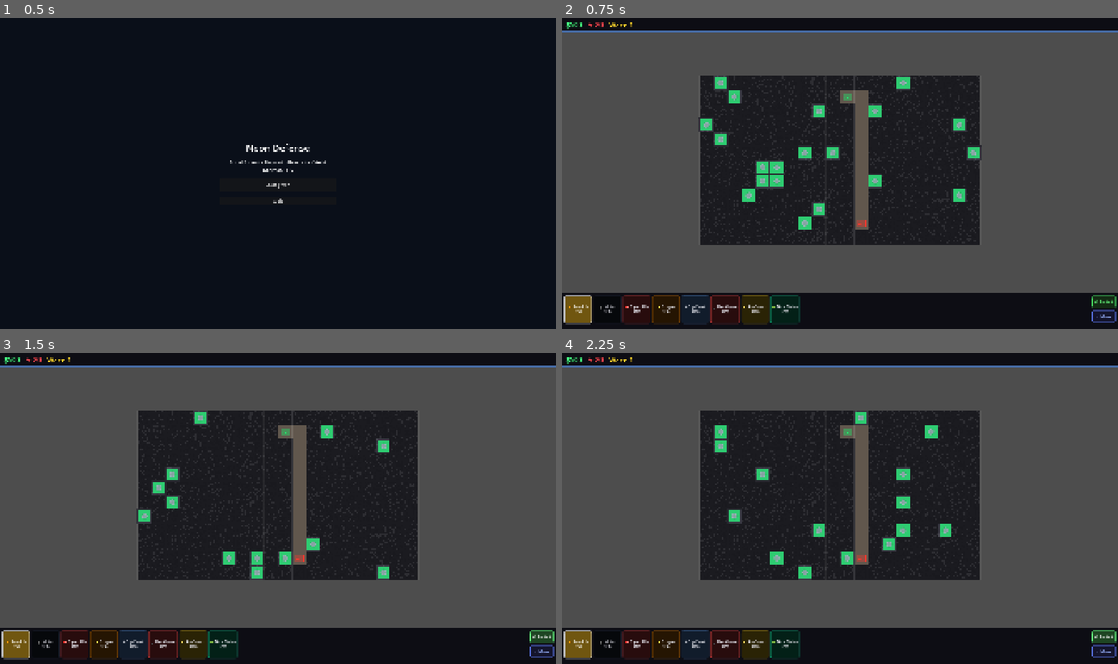
Above: before the commit, frames 1-4 (two rows, left to right).
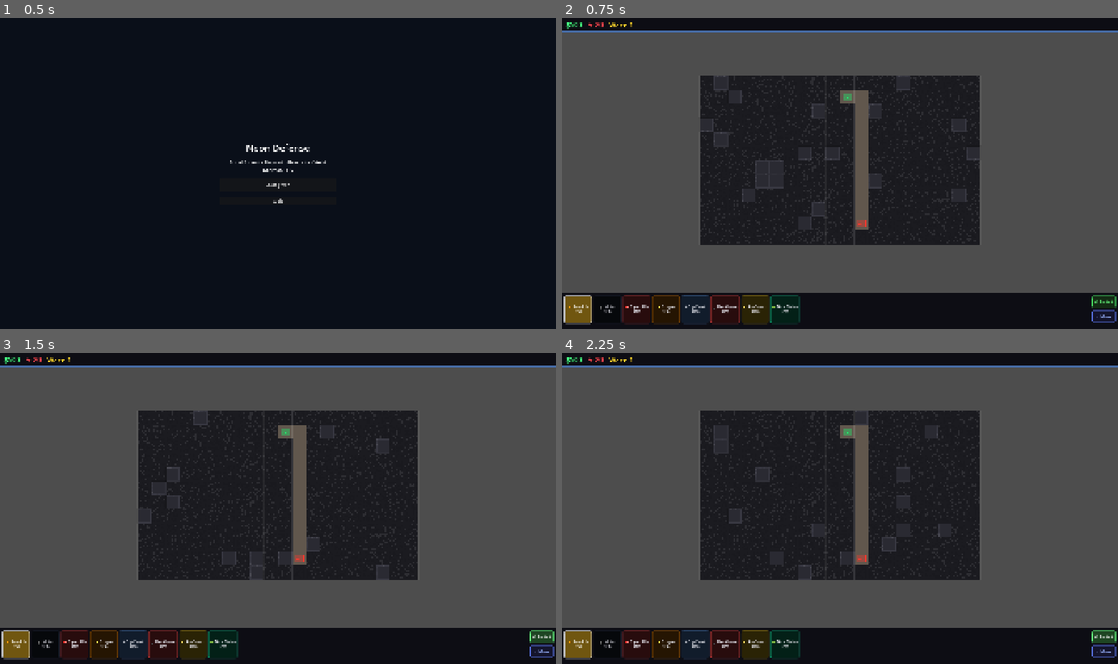
Above: after the commit, the same moments.

Repository: sixgjack/my-tower-defense
Game: Godot game, scene res://scenes/main/main.tscn
Two runs of this game, one before a commit and one after it. Both use one fixed random seed, a clock stepped at 60 frames per second and the inputs below.
Inputs:
- Up to frame 1 (0.5 s): no input
- Up to frame 2 (0.75 s): click "Start game" at 0.5 s
- Up to frame 3 (1.5 s): click "⟳ Restart" at 1.25 s
- Up to frame 4 (2.25 s): click "⟳ Restart" at 2 s

Frame 1 is identical in both runs. In frame 2, 1.7% of the frame differs, in the area x 24-76%, y 18-69%; in frame 3, 1.1%; in frame 4, 1.3%.

Commit message:
feat(sprites): integrate Craftpix pixel art packs + pixel UI overhaul
- Added 105 Craftpix sprites to godot/assets/sprites/ (towers, enemies, tiles, objects, effects)
- Rewrote world_board.gd to use Craftpix sprites with frame animation
- Upgraded all 77 enemies with Clash Royale-style descriptions in data.ts
- Added pixel UI CSS classes (pixel-font, pixel-box, pixel-btn, pixel-hp-bar)
- Applied pixel art styling to in-combat HUD, tower sidebar, enemy HP bars
- Added visual assets config scaffold (src/config/visualAssets.ts)
- Re-exported Godot web build with new sprites (pck: 112KB → 241KB)

Co-Authored-By: Claude Sonnet 4.6 <noreply@anthropic.com>

Diff:
--- a/godot/scripts/game/world_board.gd
+++ b/godot/scripts/game/world_board.gd
@@ -7,12 +7,22 @@
 const SPRITE_PX: int = 16
 const TILE_PX_STEP: int = 6
 
-# ── Kenney sprite textures (loaded in _ready, null if file missing) ───────────
-var _tex_towers: Dictionary = {}        # suffix key → Texture2D
-var _tex_enemy_aircraft: Texture2D      # DRONE
-var _tex_enemy_tank: Texture2D          # GOLEM / TITAN boss
-var _tex_obstacle_bush: Texture2D
-var _tex_obstacle_rock: Texture2D
+# ── TD source sprite textures (loaded in _ready, null if missing) ──────────────
+var _tex_tower_base: Dictionary = {}    # "archer"|"catapult"|"guardian"|"mage" → Texture2D
+var _tex_tower_unit: Dictionary = {}    # "archer_1".."catapult_3" → Texture2D (idle strip)
+var _tex_enemy: Dictionary = {}         # sprite_key → {tex: Texture2D, frames: int}
+var _tex_ground: Array[Texture2D] = []  # 4 field ground tiles
+var _tex_path_tile: Array[Texture2D] = [] # 4 path tiles
+var _tex_grave_ground: Array[Texture2D] = [] # 4 graveyard ground tiles
+var _tex_road_tile: Texture2D
+var _tex_bush: Array[Texture2D] = []    # 3 bush sprites
+var _tex_stone: Array[Texture2D] = []   # 3 stone sprites
+var _tex_tower_spot: Texture2D
+var _tex_campfire: Texture2D            # 5-frame campfire strip
+var _tex_windmill: Texture2D            # 6-frame windmill strip
+var _tex_statue: Texture2D
+var _tex_explosion: Array[Texture2D] = []  # 3 explosion Texture2Ds
+var _tex_lightning: Array[Texture2D] = []  # 2 lightning strips
 
 
 func _ready() -> void:
@@ -20,29 +30,94 @@
 
 
 func _load_kenney_sprites() -> void:
-	var tower_map := {
-		"RIFLE":   "res://assets/sprites/tower_base_rifle.png",
-		"CANNON":  "res://assets/sprites/tower_base_cannon.png",
-		"SNIPER":  "res://assets/sprites/tower_base_sniper.png",
-		"SHOTGUN": "res://assets/sprites/tower_base_shotgun.png",
-		"FREEZE":  "res://assets/sprites/tower_base_freeze.png",
-		"BURN":    "res://assets/sprites/tower_base_burn.png",
-		"STUN":    "res://assets/sprites/tower_base_stun.png",
-		"HEAL":    "res://assets/sprites/tower_base_heal.png",
+	# ── Tower bases ──────────────────────────────────────────────────────────────
+	for tname: String in ["archer", "catapult", "guardian", "mage"]:
+		var p := "res://assets/sprites/towers/%s_base.png" % tname
+		if ResourceLoader.exists(p):
+			_tex_tower_base[tname] = load(p)
+
+	# ── Tower unit idle strips ───────────────────────────────────────────────────
+	for ttype: String in ["archer", "guardian", "mage"]:
+		for tier: int in [1, 2, 3]:
+			var key := "%s_%d" % [ttype, tier]
+			var p := "res://assets/sprites/towers/%s_unit%d.png" % [ttype, tier]
+			if ResourceLoader.exists(p):
+				_tex_tower_unit[key] = load(p)
+	for tier: int in [1, 2, 3]:
+		var key := "catapult_%d" % tier
+		var p := "res://assets/sprites/towers/catapult_unit%d.png" % tier
+		if ResourceLoader.exists(p):
+			_tex_tower_unit[key] = load(p)
+
+	# ── Enemy walk strips ────────────────────────────────────────────────────────
+	var enemy_files: Dictionary = {
+		"field_slime":     ["res://assets/sprites/enemies/field_slime.png",     6],
+		"field_goblin":    ["res://assets/sprites/enemies/field_goblin.png",    6],
+		"field_soldier":   ["res://assets/sprites/enemies/field_soldier.png",   6],
+		"field_mushroom":  ["res://assets/sprites/enemies/field_mushroom.png",  6],
+		"village_knight":  ["res://assets/sprites/enemies/village_knight.png",  6],
+		"village_heavy":   ["res://assets/sprites/enemies/village_heavy.png",   6],
+		"village_archer":  ["res://assets/sprites/enemies/village_archer.png",  6],
+		"village_mounted": ["res://assets/sprites/enemies/village_mounted.png", 6],
+		"med_goblin":      ["res://assets/sprites/enemies/med_goblin.png",      6],
+		"med_giant":       ["res://assets/sprites/enemies/med_giant.png",       6],
+		"med_mage":        ["res://assets/sprites/enemies/med_mage.png",        5],
+		"med_knight":      ["res://assets/sprites/enemies/med_knight.png",      6],
+		"fast_alien":      ["res://assets/sprites/enemies/fast_alien.png",      6],
+		"cavalry":         ["res://assets/sprites/enemies/cavalry.png",         6],
+		"flyer":           ["res://assets/sprites/enemies/flyer.png",           6],
+		"boss_warrior":    ["res://assets/sprites/enemies/boss_warrior.png",    6],
+		"boss_troll":      ["res://assets/sprites/enemies/boss_troll.png",      6],
+		"boss_demon":      ["res://assets/sprites/enemies/boss_demon.png",      6],
 	}
-	for k: String in tower_map:
-		var path: String = tower_map[k]
-		if ResourceLoader.exists(path):
-			_tex_towers[k] = load(path)
-
-	for pair: Array in [
-		["res://assets/sprites/enemy_aircraft.png", "_tex_enemy_aircraft"],
-		["res://assets/sprites/enemy_tank.png",     "_tex_enemy_tank"],
-		["res://assets/sprites/obstacle_bush.png",  "_tex_obstacle_bush"],
-		["res://assets/sprites/obstacle_rock.png",  "_tex_obstacle_rock"],
+	for ekey: String in enemy_files:
+		var arr: Array = enemy_files[ekey]
+		var ep: String = arr[0]
+		if ResourceLoader.exists(ep):
+			_tex_enemy[ekey] = {"tex": load(ep), "frames": arr[1]}
+
+	# ── Ground & path tiles ──────────────────────────────────────────────────────
+	for i: int in range(1, 5):
+		var p := "res://assets/sprites/tiles/field_ground_0%d.png" % i
+		if ResourceLoader.exists(p):
+			_tex_ground.append(load(p))
+		var pp := "res://assets/sprites/tiles/field_path_0%d.png" % i
+		if ResourceLoader.exists(pp):
+			_tex_path_tile.append(load(pp))
+		var gp := "res://assets/sprites/tiles/grave_ground_0%d.png" % i
+		if ResourceLoader.exists(gp):
+			_tex_grave_ground.append(load(gp))
+	var rp := "res://assets/sprites/tiles/grave_road_01.png"
+	if ResourceLoader.exists(rp):
+		_tex_road_tile = load(rp)
+
+	# ── Objects ──────────────────────────────────────────────────────────────────
+	for b_idx: int in [1, 2, 3]:
+		var bp := "res://assets/sprites/objects/bush_0%d.png" % b_idx
+		if ResourceLoader.exists(bp):
+			_tex_bush.append(load(bp))
+	for s_num: int in [1, 5, 9]:
+		var sp := "res://assets/sprites/objects/stone_0%d.png" % s_num
+		if ResourceLoader.exists(sp):
+			_tex_stone.append(load(sp))
+	for pair2: Array in [
+		["res://assets/sprites/objects/tower_spot.png", "_tex_tower_spot"],
+		["res://assets/sprites/objects/campfire.png",   "_tex_campfire"],
+		["res://assets/sprites/objects/windmill.png",   "_tex_windmill"],
+		["res://assets/sprites/objects/statue.png",     "_tex_statue"],
 	]:
-		if ResourceLoader.exists(pair[0]):
-			set(pair[1], load(pair[0]))
+		if ResourceLoader.exists(pair2[0]):
+			set(pair2[1], load(pair2[0]))
+
+	# ── Effects ───────────────────────────────────────────────────────────────────
+	for i: int in range(1, 4):
+		var ep2 := "res://assets/sprites/effects/explosion_%d.png" % i
+		if ResourceLoader.exists(ep2):
+			_tex_explosion.append(load(ep2))
+	for i: int in range(1, 3):
+		var lp := "res://assets/sprites/effects/lightning_%d.png" % i
+		if ResourceLoader.exists(lp):
+			_tex_lightning.append(load(lp))
 
 
 func bind_session(session: NeonSession) -> void:
@@ -154,31 +229,165 @@
 # ─── Kenney sprite helpers ──────────────────────────────────────────────────
 
 func _draw_kenney_tower(rect3: Rect2, key: String) -> bool:
-	for suffix: String in ["RIFLE", "CANNON", "SNIPER", "SHOTGUN", "FREEZE", "BURN", "STUN", "HEAL"]:
-		if key.find(suffix) >= 0 and _tex_towers.has(suffix):
-			var tex: Texture2D = _tex_towers[suffix]
-			draw_texture_rect(tex, rect3, false)
-			return true
-	return false
+	# Map tower key to base sprite type
+	var base_type: String = ""
+	if key.contains("RIFLE") or key.contains("RANGE_BUFF"):
+		base_type = "archer"
+	elif key.contains("SNIPER"):
+		base_type = "guardian"
+	elif key.contains("CANNON") or key.contains("SHOTGUN") or key.contains("BURN") or key.contains("DAMAGE_BUFF") or key.contains("MINE"):
+		base_type = "catapult"
+	elif key.contains("FREEZE") or key.contains("HEAL") or key.contains("SLOW") or key.contains("WEAKEN"):
+		base_type = "mage"
+	elif key.contains("STUN") or key.contains("CHAIN") or key.contains("LASER") or key.contains("SPEED_BUFF"):
+		base_type = "guardian"
+	elif key.contains("MAGE") or key.contains("ARCANE"):
+		base_type = "mage"
+	if base_type == "" or not _tex_tower_base.has(base_type):
+		return false
+
+	# Draw base sprite filling the cell
+	draw_texture_rect(_tex_tower_base[base_type], rect3, false)
+
+	# Draw small unit character at bottom of cell
+	var unit_key: String = _get_tower_unit_key(key)
+	if _tex_tower_unit.has(unit_key):
+		var unit_tex: Texture2D = _tex_tower_unit[unit_key]
+		var unit_frames: int = 4  # archer/guardian/mage units = 4 frames; catapult = 6
+		if unit_key.contains("catapult"):
+			unit_frames = 6
+		var anim_tick: int = int(_session.tick_count / 10)
+		var frame_idx: int = anim_tick % unit_frames
+		var unit_size: float = rect3.size.y * 0.45
+		var unit_rect := Rect2(
+			Vector2(rect3.position.x + (rect3.size.x - unit_size) * 0.5,
+				rect3.position.y + rect3.size.y - unit_size - 2.0),
+			Vector2(unit_size, unit_size))
+		_draw_sprite_frame(unit_tex, unit_rect, frame_idx, unit_frames)
+	return true
+
+
+func _get_tower_unit_key(key: String) -> String:
+	if key.contains("RIFLE"):   return "archer_1"
+	if key.contains("SNIPER"):  return "archer_3"
+	if key.contains("CANNON"):  return "catapult_3"
+	if key.contains("SHOTGUN"): return "catapult_1"
+	if key.contains("BURN"):    return "catapult_2"
+	if key.contains("FREEZE"):  return "mage_2"
+	if key.contains("HEAL"):    return "mage_1"
+	if key.contains("SLOW"):    return "mage_3"
+	if key.contains("CHAIN") or key.contains("LASER"): return "guardian_3"
+	if key.contains("STUN"):    return "guardian_2"
+	if key.contains("SPEED"):   return "guardian_1"
+	if key.contains("DAMAGE"):  return "catapult_2"
+	if key.contains("RANGE"):   return "archer_2"
+	if key.contains("MAGE") or key.contains("ARCANE"): return "mage_2"
+	return "guardian_1"
 
 
 func _draw_kenney_enemy(rect: Rect2, e: Dictionary) -> bool:
 	var name: String = String(e.get("name", "")).to_lower()
-	var col: Color = Color(e.get("color", Color.WHITE))
-	# Modulate the Kenney sprite with the enemy colour (partial tint)
-	var tint := Color(col.r * 0.6 + 0.4, col.g * 0.6 + 0.4, col.b * 0.6 + 0.4, 1.0)
-	if name.contains("drone") and _tex_enemy_aircraft != null:
-		draw_texture_rect(_tex_enemy_aircraft, rect, false, tint)
-		return true
-	if (name.contains("golem") or name.contains("titan")) and _tex_enemy_tank != null:
-		draw_texture_rect(_tex_enemy_tank, rect, false, tint)
-		return true
-	return false
+	var sprite_key: String = _get_enemy_sprite_key(name)
+	if sprite_key == "" or not _tex_enemy.has(sprite_key):
+		return false
+	var data: Dictionary = _tex_enemy[sprite_key]
+	var tex: Texture2D = data["tex"]
+	var num_frames: int = data["frames"]
+	var anim_tick: int = int(_session.tick_count / 8)
+	var frame_idx: int = (anim_tick + int(e.get("id", 0))) % num_frames
+	_draw_sprite_frame(tex, rect, frame_idx, num_frames)
+	return true
+
+
+func _get_enemy_sprite_key(name: String) -> String:
+	# Flying types → flyer
+	if name.contains("fly") or name.contains("drone") or name.contains("ghost") \
+			or name.contains("wraith") or name.contains("phantom") \
+			or name.contains("phoenix") or name.contains("void walker") \
+			or name.contains("void reaper") or name.contains("manticore"):
+		return "flyer"
+	# Boss: troll-type (hulking, golem-like)
+	if name.contains("golem") or name.contains("colossus") or name.contains("kraken") \
+			or name.contains("hydra") or name.contains("cthulhu") \
+			or name.contains("abomination") or name.contains("molten core") \
+			or name.contains("crystal golem") or name.contains("titanium behemoth"):
+		return "boss_troll"
+	# Boss: demon-type
+	if name.contains("dragon") or name.contains("tyrant") or name.contains("demon") \
+			or name.contains("leviathan") or name.contains("world eater"):
+		return "boss_demon"
+	# Boss: warrior-type
+	if name.contains("titan") or name.contains("behemoth") or name.contains("warlord") \
+			or name.contains("overlord") or name.contains("archon") \
+			or name.contains("frost giant") or name.contains("iron maiden") \
+			or name.contains("revenant") or name.contains("cerberus"):
+		return "boss_warrior"
+	# Cavalry/mounted
+	if name.contains("trojan") or name.contains("cavalry"):
+		return "cavalry"
+	# Fast sprinting
+	if name.contains("swift") or name.contains("assassin") or name.contains("shock trooper"):
+		return "fast_alien"
+	# Mage / caster types
+	if name.contains("hacker") or name.contains("teleporter") or name.contains("summoner") \
+			or name.contains("archmage") or name.contains("necromancer") \
+			or name.contains("shaman") or name.contains("healer") \
+			or name.contains("storm caller") or name.contains("corruptor"):
+		return "med_mage"
+	# Heavy armored
+	if name.contains("tank") or name.contains("brute") or name.contains("siege engine") \
+			or name.contains("armored crawler"):
+		return "med_giant"
+	# Armored knight
+	if name.contains("guardian") or name.contains("paladin") or name.contains("vampire") \
+			or name.contains("bone collector"):
+		return "med_knight"
+	# Medium goblin types
+	if name.contains("virus") or name.contains("malware"):
+		return "med_goblin"
+	# Village heavy / brawlers
+	if name.contains("crawler") or name.contains("berserker") or name.contains("bomber") \
+			or name.contains("stunner") or name.contains("chaos spawn"):
+		return "village_heavy"
+	# Village archer / nimble
+	if name.contains("snake") or name.contains("retreater"):
+		return "village_archer"
+	# Village knight
+	if name.contains("glitch") or name.contains("saboteur") or name.contains("sapper"):
+		return "village_knight"
+	# Field goblin
+	if name.contains("worm") or name.contains("splitter") or name.contains("plague bearer") \
+			or name.contains("toxic spitter") or name.contains("necrotic plague"):
+		return "field_goblin"
+	# Field soldier
+	if name.contains("freezer") or name.contains("burrower"):
+		return "field_soldier"
+	# Field mushroom
+	if name.contains("mite") or name.contains("spider"):
+		return "field_mushroom"
+	# Tiny slime
+	if name.contains("bug"):
+		return "field_slime"
+	return "village_knight"
+
+
+func _draw_sprite_frame(tex: Texture2D, dest: Rect2, frame_idx: int, num_frames: int, flip_h: bool = false) -> void:
+	if tex == null or num_frames <= 0:
+		return
+	var frame_w: float = float(tex.get_width()) / float(num_frames)
+	var region := Rect2(float(frame_idx) * frame_w, 0.0, frame_w, float(tex.get_height()))
+	draw_texture_rect_region(tex, dest, region, Color.WHITE, flip_h)
 
 
 # ─── Cell rendering ────────────────────────────────────────────────────────────
 
 func _draw_path_cell(rect: Rect2, theme: Dictionary, anim_tick: int) -> void:
+	# Use path tile textures if loaded
+	if _tex_path_tile.size() > 0:
+		var tile_idx: int = int(rect.position.x / rect.size.x + rect.position.y / rect.size.y * 7.0) % _tex_path_tile.size()
+		draw_texture_rect(_tex_path_tile[tile_idx], rect, false)
+		return
+	# Fallback: procedural road
 	var road: Color = theme.get("path", Color(0.38, 0.34, 0.30))
 	road.a = 1.0
 	var edge: Color = theme.get("path_edge", road.darkened(0.35))
@@ -233,17 +442,27 @@
 
 
 func _draw_obstacle_cell(rect: Rect2, theme: Dictionary, r: int, c: int) -> void:
-	var obs: Color = theme.get("obstacle", Color(0.22, 0.22, 0.26))
-	obs.a = 1.0
-	_draw_pixel_cell(rect, obs, r, c)
-	# Overlay Kenney obstacle sprite if available
-	var inner := rect.grow(-4.0)
-	var hash_val: int = _pixel_hash(r, c, 99) % 2
-	if hash_val == 0 and _tex_obstacle_bush != null:
-		draw_texture_rect(_tex_obstacle_bush, inner, false)
-	elif _tex_obstacle_rock != null:
-		draw_texture_rect(_tex_obstacle_rock, inner, false)
-	draw_rect(rect, obs.darkened(0.3), false, 1.5)
+	# Ground tile underneath obstacle
+	if _tex_ground.size() > 0:
+		var tile_idx: int = _pixel_hash(r, c, 7) % _tex_ground.size()
+		draw_texture_rect(_tex_ground[tile_idx], rect, false)
+	else:
+		var obs: Color = theme.get("obstacle", Color(0.22, 0.22, 0.26))
+		obs.a = 1.0
+		_draw_pixel_cell(rect, obs, r, c)
+	# Overlay TD obstacle sprite
+	var inner := rect.grow(-5.0)
+	var hash_val: int = _pixel_hash(r, c, 99) % 6
+	if hash_val < 3 and _tex_bush.size() > 0:
+		draw_texture_rect(_tex_bush[hash_val % _tex_bush.size()], inner, false)
+	elif hash_val < 5 and _tex_stone.size() > 0:
+		draw_texture_rect(_tex_stone[(hash_val - 3) % _tex_stone.size()], inner, false)
+	elif _tex_statue != null:
+		draw_texture_rect(_tex_statue, inner, false)
+	else:
+		var obs2: Color = theme.get("obstacle", Color(0.22, 0.22, 0.26))
+		draw_rect(inner, obs2.darkened(0.25))
+	draw_rect(rect, Color(0.0, 0.0, 0.0, 0.15), false, 1.5)
 
 
 # ─── Tower drawing ─────────────────────────────────────────────────────────────
@@ -771,12 +990,20 @@
 
 
 func _draw_pixel_cell(rect: Rect2, base: Color, r: int, c: int) -> void:
+	# Use tile textures if available
+	var wave: int = _session.wave if _session != null else 0
+	var tile_arr: Array[Texture2D] = _tex_grave_ground if wave >= 20 and _tex_grave_ground.size() > 0 else _tex_ground
+	if tile_arr.size() > 0:
+		var tile_idx: int = _pixel_hash(r, c, 7) % tile_arr.size()
+		draw_texture_rect(tile_arr[tile_idx], rect, false)
+		return
+	# Fallback: procedural pixel noise
 	draw_rect(rect, base)
 	var step: float = float(TILE_PX_STEP)
-	var cols: int = maxi(1, int(floor(rect.size.x / step)))
-	var rows: int = maxi(1, int(floor(rect.size.y / step)))
-	for yy in range(rows):
-		for xx in range(cols):
+	var tcols: int = maxi(1, int(floor(rect.size.x / step)))
+	var trows: int = maxi(1, int(floor(rect.size.y / step)))
+	for yy in range(trows):
+		for xx in range(tcols):
 			var h: int = _pixel_hash(r * 17 + yy, c * 23 + xx, 3) % 100
 			if h < 33:
 				draw_rect(
Not shown, changed: public/godot/index.html
Not shown, changed: public/godot/index.pck
Not shown, changed: src/components/GameBoard.tsx
Not shown, changed: src/engine/data.ts
Not shown, changed: src/index.css
